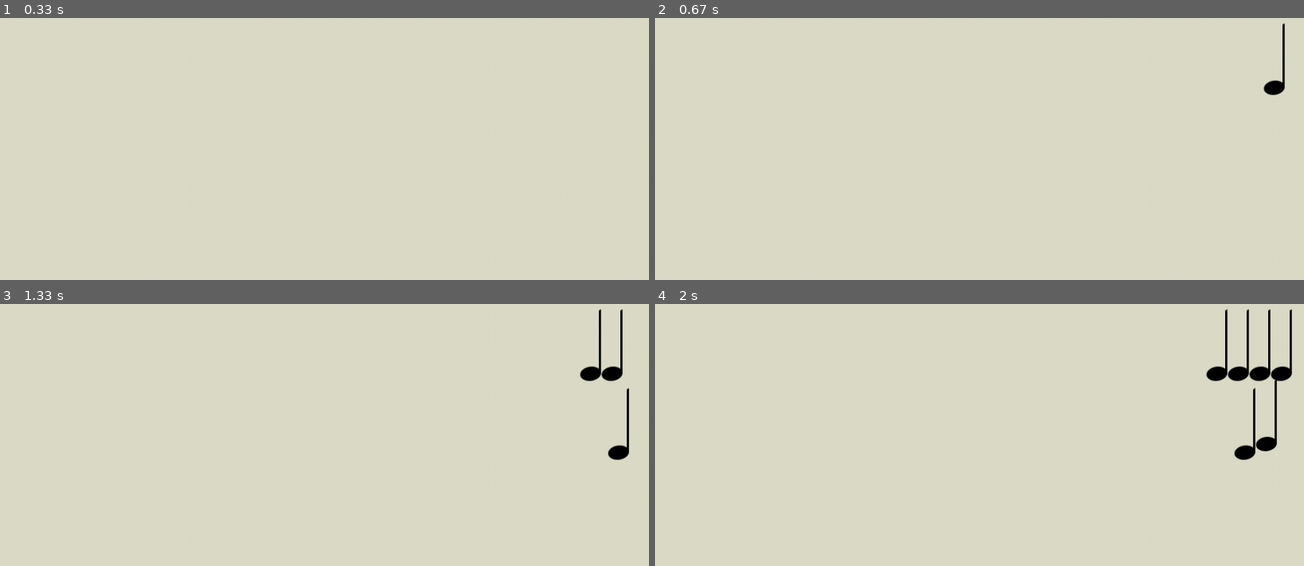
Above: before the commit, frames 1-4 (two rows, left to right).
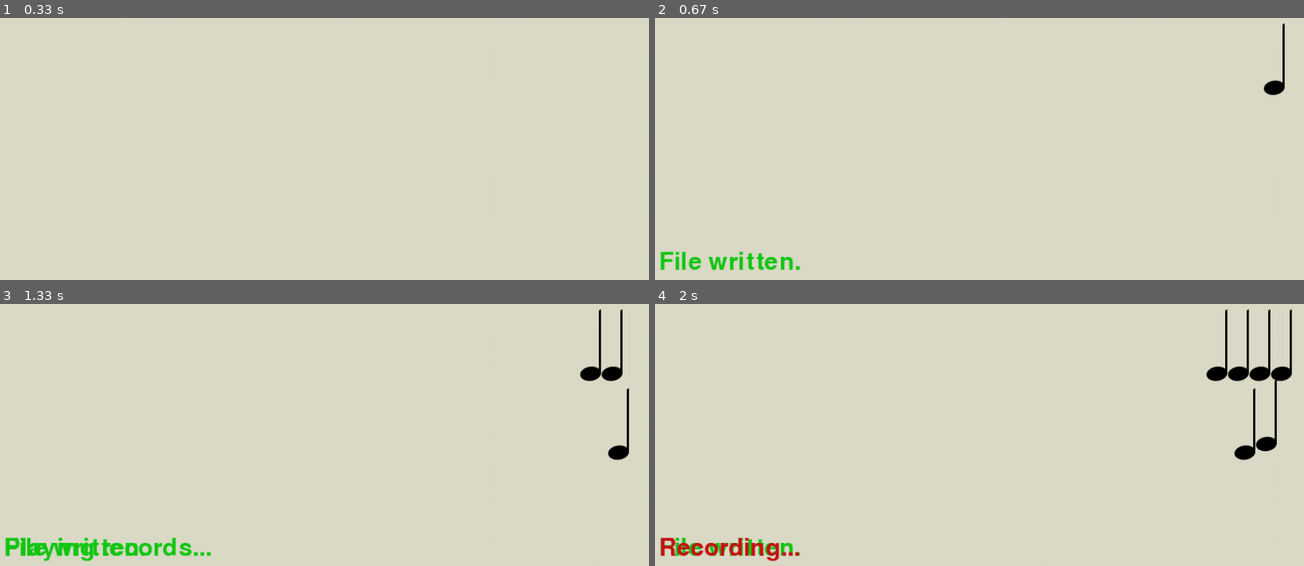
Above: after the commit, the same moments.

Repository: deadlyedge/Piano
Game: pygame game, started from soundMac.V0.2.py
Same seed, same stepped clock (60 frames per second), same inputs: the game is played once before the commit and once after it.
Inputs:
- Up to frame 1 (0.33 s): no input
- Up to frame 2 (0.67 s): hold  from 0.33 s (still down); hold D from 0.33 s (still down)
- Up to frame 3 (1.33 s): release  at 0.8 s; release D at 0.8 s; hold Backspace 0.83-1.3 s; hold D 0.83-1.3 s; tap 1 at 0.98 s
- Up to frame 4 (2 s): hold D 1.33-1.8 s; tap 2 at 1.48 s; hold D from 1.83 s (still down); tap \ at 1.98 s

Frame 1 is identical in both runs. In frame 2, 0.7% of the frame differs, in the area x 0-23%, y 89-97%; in frame 3, 1.3%, in the area x 0-33%, y 89-99%; in frame 4, 1.0%.

Commit message:
for soundMac.V0.2.py, add fuction: save and load. now, you can use ']' to save record, and use '[' to load them back. remember '\' to record and stop, 'backspace' to playback.

Diff:
--- a/async_call.py
+++ b/async_call.py
@@ -1,8 +1 @@
-from threading import Thread
-
-
-def async_call(fn):
-    def wrapper(*args, **kwargs):
-        Thread(target=fn, args=args, kwargs=kwargs).start()
-
-    return wrapper
+from threading import Thread, Timer
--- a/soundMac.V0.2.py
+++ b/soundMac.V0.2.py
@@ -1,9 +1,9 @@
 import time
-
+import os
+import json
 import pygame
-from pygame.locals import *
-
-from async_call import async_call  # 传入模块
+from tkinter import filedialog, Tk
+from threading import Thread, Timer
 
 pygame.mixer.pre_init(44100, -16, 1, 512)  # 初始化混音器，可有效降低音效延迟
 pygame.init()  # 初始化游戏空间
@@ -23,12 +23,13 @@
 pygame.display.update()
 
 # 初始化全局变量
+saveFileRoot = 'records'
 gameExit = False  # 不要退出游戏
 channel_number = 1  # 设置通道计数器
 channel = [0]  # 初始化从1到6声音通道序列
 for i in range(1, 7):
     channel.append(pygame.mixer.Channel(i))
-records = []  # 初始化存储录音变量
+records = [[0, 0]]  # 初始化存储录音变量
 recording = False  # 录音状态
 startTime = 0  # 时间戳
 OSD = []  # 用来显示文字的容器
@@ -38,7 +39,7 @@
 clock = pygame.time.Clock()  # 时钟对象
 
 # 五线谱发生器速度设定
-spawn_event = USEREVENT + 1
+spawn_event = pygame.USEREVENT + 1
 pygame.time.set_timer(spawn_event, 3000)  # 三秒（3000毫秒）一小节
 
 # 设置音阶字典 对应音频文件来源于 'https://github.com/saransha/EasyElectric'
@@ -78,7 +79,12 @@
     pygame.K_f: 'fa2', pygame.K_g: 'so2', pygame.K_h: 'la2',
     pygame.K_j: 'si2', pygame.K_k: 'do3'
 }
-# 定义音符位置
+key_for_record = pygame.K_BACKSLASH
+key_for_playback = pygame.K_BACKSPACE
+key_for_loadFile = pygame.K_LEFTBRACKET
+key_for_saveFile = pygame.K_RIGHTBRACKET
+
+# 定义音符显示位置
 note_position = {
     'do0': 379, 're0': 367, 'mi0': 355, 'fa0': 343,  # 低音部分
     'so0': 331, 'la0': 319, 'si0': 307,
@@ -89,18 +95,11 @@
 }
 
 
-class Text:  # 文字显示类
-    def __init__(self, text, color, group):
-        self.myFont = pygame.font.Font(None, 50)
-        self.image = self.myFont.render(text, True, color)
-        self.group = group
-        self.group.append(self)  # 把自己添加到组中
-
-    def remove(self):
-        self.group.remove(self)
-
-
-textRecording = Text('', red, OSD)
+def async_call(fn):
+    def wrapper(*args, **kwargs):
+        Thread(target=fn, args=args, kwargs=kwargs).start()
+
+    return wrapper
 
 
 class Square:
@@ -131,6 +130,17 @@
         if self.rect.right <= 0: self.group.remove(self)
 
 
+class Text:  # 文字显示类
+    def __init__(self, text, color, group, timer=0):
+        self.myFont = pygame.font.Font(None, 50)
+        self.image = self.myFont.render(text, True, color)
+        self.group = group
+        self.group.append(self)  # 把自己添加到组中
+
+    def remove(self):
+        self.group.remove(self)
+
+
 class Line(Square):  # 继承方块类
     def __init__(self, group):  # 为五线谱重新初始化
         w, h = 200, 100  # temp vars
@@ -145,6 +155,11 @@
         self.group.append(self)  # 把自己添加到组中
 
 
+def fadeout(textObject):
+    textObject.remove()
+    return
+
+
 def beep(sound):  # 播放音阶（升级了多通道播放）
     global channel_number  # 声明全局变量 用来切换声道
     if channel_number > 6:
@@ -159,8 +174,9 @@
 @async_call
 def play(data_to_play):  # 异步调用回放模块
     playing = Text('Playing records...', green, OSD)
-    for note, last in data_to_play:  # 依次按时间间隔播放记录的音符
-        time.sleep(last)
+    print(data_to_play)
+    for wait, note in data_to_play:  # 依次按时间间隔播放记录的音符
+        time.sleep(wait)
         if note in key_map:
             beep(key_map[note])
     time.sleep(1)
@@ -168,21 +184,59 @@
     return
 
 
+@async_call
+def writeToFile(data_to_write):
+    timeStr = time.strftime("%Y-%m-%d.%H-%M-%S", time.localtime(time.time()))
+    root = os.path.abspath(os.path.join(os.getcwd(), saveFileRoot))
+    if not os.path.isdir(root):
+        os.mkdir(root)
+    filename = os.path.join(root, 'record.' + timeStr + '.notemap')
+    jsonData = []
+    for delay, note in data_to_write:
+        dataFormat = {'delay': round(delay, 3), 'note': note}
+        jsonData.append(dataFormat)
+    with open(filename, 'w', encoding='utf-8') as jsonFile:
+        json.dump(jsonData, jsonFile, ensure_ascii=False, indent=2)
+    textWritten = Text('File written.', green, OSD)
+    time.sleep(2)
+    textWritten.remove()
+    return
+
+
+def readFromFile():
+    file_root = Tk()
+    file_root.withdraw()
+    data_read = []
+    file = filedialog.askopenfilename(title=u'选择要播放的文件',
+                                      initialdir=(os.path.join(os.getcwd(), saveFileRoot)))
+    with open(file, encoding='utf-8') as jsonFile:
+        data_dict = json.load(jsonFile)
+    file_root.destroy()
+    for data in data_dict:
+        data_read.append(list(data.values()))
+    return data_read
+
+
+textRecording = Text('', red, OSD)
+
 while not gameExit:
     for event in pygame.event.get():
-        if event.type == spawn_event: Line(lines)
+        if event.type == spawn_event:
+            Line(lines)
         if event.type == pygame.QUIT:  # 设定关闭程序的方法
             gameExit = True
 
         if event.type == pygame.KEYDOWN:  # 如果有按键按下
             keyDown = event.key
+            if keyDown == pygame.K_ESCAPE:
+                gameExit = True
 
             # 设定各个音阶按键
             if keyDown in key_map:
                 beep(key_map[keyDown])
 
             # 设定各个控制功能按键
-            if keyDown == pygame.K_o:  # 设置激活录音功能
+            if keyDown == key_for_record:  # 设置激活录音功能
                 recording = not recording  # 按一次是开始录音，再按停止
                 if recording:
                     records = []  # 初始化录音变量，因为之前已经有过初始化，所以如果注销本句，每次开始录音会累计录制
@@ -190,13 +244,18 @@
                     textRecording = Text('Recording...', red, OSD)
                 else:
                     textRecording.remove()  # 若停止录音，清除’录音中‘字样
-            if keyDown == pygame.K_p:  # 设置回放
+            if keyDown == key_for_playback:  # 设置回放
                 play(records)
+            if keyDown == key_for_saveFile:
+                writeToFile(records)
+            if keyDown == key_for_loadFile:
+                records = readFromFile()
+                play(records)
 
             if recording:  # 如果录音状态中
-                lastTime = time.time() - startTime  # 记录音符中间的间隔
+                waitTime = time.time() - startTime  # 记录音符中间的间隔
                 startTime = time.time()
-                records.append([keyDown, lastTime])  # 添加音符记录
+                records.append([waitTime, keyDown])  # 添加音符记录
                 # print('录制中...', len(records), keyDown, lastTime)
     [line.move() for line in lines]  # 移动五线谱
     [square.move() for square in squares]  # 移动每个方块
@@ -209,3 +268,4 @@
     clock.tick(60)  # set fps 60
 
 pygame.quit()  # 关闭游戏
+quit()
--- /dev/null
+++ b/sudoPiano.py
@@ -0,0 +1,159 @@
+"""
+Made By Harshit Sidhwa
+"""
+
+from tkinter import *
+
+entries = []
+
+
+def initialize(top, arr):
+    E = entries[0]
+    m = 1
+    for i in range(9):
+        for j in range(9):
+            if (not E.get()):
+                arr[i][j] = 0
+            else:
+                arr[i][j] = int(E.get())
+            if (m <= 80):
+                E = entries[m]
+                m += 1
+
+
+def print_maze(arr):
+    clean_Mess()
+    E = entries[0]
+    m = 1
+    for i in range(9):
+        for j in range(9):
+            E.insert(1, arr[i][j])
+            if (m <= 80):
+                E = entries[m]
+                m += 1
+
+
+def find_empty_location(arr, l):
+    for row in range(9):
+        for col in range(9):
+            if (arr[row][col] == 0):
+                l[0] = row
+                l[1] = col
+                return True
+    return False
+
+
+def used_in_row(arr, row, num):
+    for i in range(9):
+        if (arr[row][i] == num):
+            return True
+    return False
+
+
+def used_in_col(arr, col, num):
+    for i in range(9):
+        if (arr[i][col] == num):
+            return True
+    return False
+
+
+def used_in_box(arr, row, col, num):
+    for i in range(3):
+        for j in range(3):
+            if (arr[i + row][j + col] == num):
+                return True
+    return False
+
+
+def check_location_is_safe(arr, row, col, num):
+    return not used_in_row(arr, row, num) and not used_in_col(arr, col, num) and not used_in_box(arr, row - row % 3,
+                                                                                                 col - col % 3, num)
+
+
+def solve_sudoku(arr):
+    l = [0, 0]
+    if (not find_empty_location(arr, l)):
+        return True
+    row = l[0]
+    col = l[1]
+    for num in range(1, 10):
+        if (check_location_is_safe(arr, row, col, num)):
+            arr[row][col] = num
+            if (solve_sudoku(arr)):
+                return True
+            arr[row][col] = 0
+    return False
+
+
+def createGUI(maze):
+    top = Tk()
+    top.title("Sudoku Solver")
+    canvas = Canvas(top, height=320, width=350)
+    createRow(canvas)
+    createCol(canvas)
+    createEntry(top)
+    createButtons(top, maze)
+    canvas.pack(side='top')
+    top.mainloop()
+
+
+def createButtons(top, maze):
+    button_solve = Button(top, text="Solve", justify='left', default='active', command=lambda: play_Game(top, maze))
+    button_reset = Button(top, text="reset", justify='right', command=lambda: clean_Mess())
+    button_solve.place(x=70, y=275, height=30, width=60)
+    button_reset.place(x=230, y=275, height=30, width=60)
+
+
+def clean_Mess():
+    for e in entries:
+        e.delete(0, END)
+
+
+def play_Game(top, maze):
+    initialize(top, maze)
+    if (solve_sudoku(maze)):
+        print_maze(maze)
+    else:
+        # tkMessageBox.showinfo("ERROR", "No solution found")
+        # clean_Mess()
+        print("No solution found")
+
+
+def createEntry(top):
+    p, q = 41.4, 41.4
+    for i in range(9):
+        for j in range(9):
+            E = Entry(top, width=3, font='BOLD')
+            E.grid(row=i, column=j)
+            E.place(x=p, y=q, height=20, width=25)
+            entries.append(E)
+            p += 30.0
+        q += 24.5
+        p = 41.2
+
+
+def createRow(canvas):
+    i, j = 40, 40
+    p = 40
+    q = 260
+    for m in range(10):
+        if (m % 3 == 0):
+            canvas.create_line(i, j, p, q, width=2.5)
+        else:
+            canvas.create_line(i, j, p, q, width=2)
+        i += 30
+        p += 30
+
+
+def createCol(canvas):
+    i, j = 40, 40
+    p, q = 310, 40
+    for m in range(10):
+        canvas.create_line(i, j, p, q, width=2.3)
+        j += 24.5
+        q += 24.5
+
+
+if __name__ == "__main__":
+    maze = [[0 for x in range(9)] for y in range(9)]
+    createGUI(maze)
